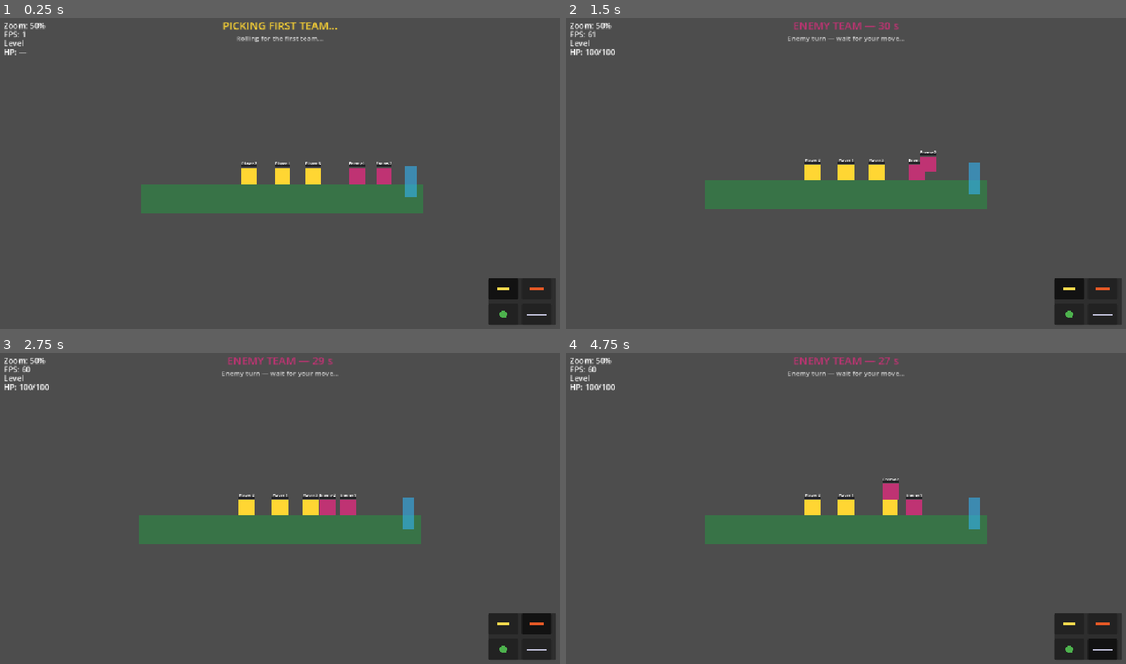
Above: before the commit, frames 1-4 (two rows, left to right).
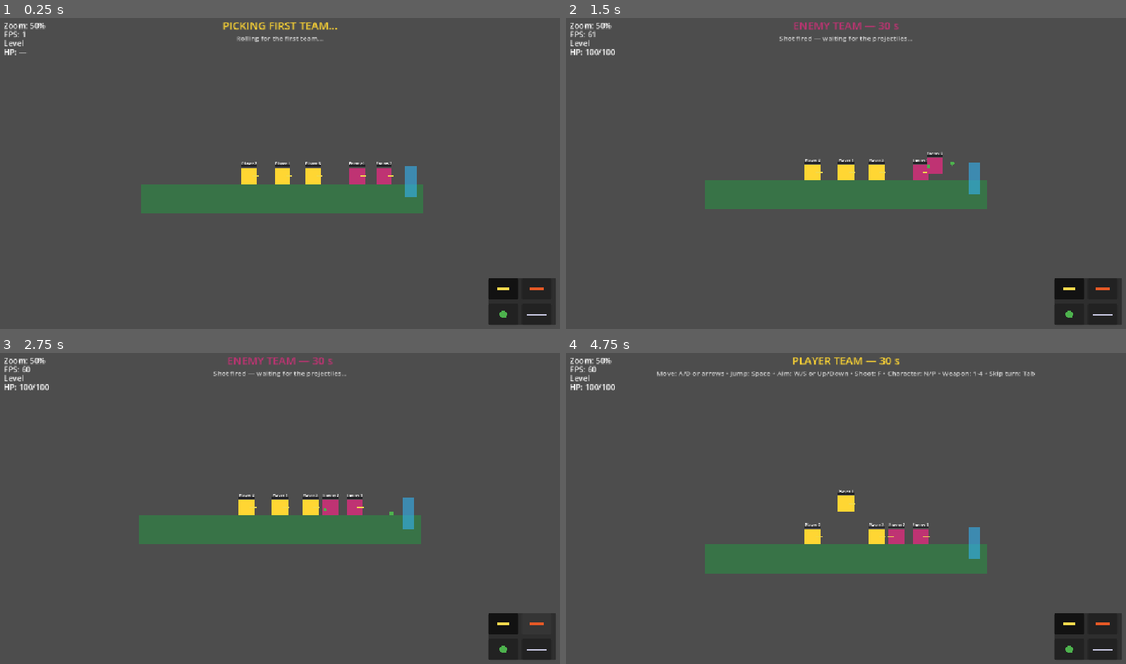
Above: after the commit, the same moments.

Repository: SDVGames-Studio/forms
Game: Godot game, scene res://Level.tscn
The game is run twice, just before and just after one commit, with the same random seed, the same clock (stepped at 60 frames per second) and the same inputs. This scene is started directly instead of the project's main scene.
Inputs (mouse positions are in pixels of both pictures, inside the frame that each line leads up to):
- Up to frame 1 (0.25 s): no input
- Up to frame 2 (1.5 s): tap Enter at 0.5 s; move the mouse to (818, 235) at 0.52 s; hold D (move_right) 0.53-1.25 s; tap F (shoot) at 0.6 s; click (818, 235) at 0.67 s; tap Space (jump) at 0.77 s; click (1070, 288) at 1.27 s
- Up to frame 3 (2.75 s): click (537, 623) at 2.02 s
- Up to frame 4 (4.75 s): click (1070, 648) at 2.77 s; click (1103, 648) at 3.52 s; tap Space (jump) at 4.25 s; drag from (1014, 555) to (818, 570) at 4.27 s

The runs differ from the first frame. In frame 1, less than 0.1% of the frame differs, in the area x 45-71%, y 50-52%; in frame 2, 0.5%; in frame 3, 0.8%; in frame 4, 11%, in the area x 16-84%, y 1-71%.
Error before the commit: Parse Error: Identifier "parent" not declared in the current scope. (res://Weapon.gd:221)

Commit message:
fix(characters): a moving figure can no longer displace another (#144)
- remove the step-up/climb-on-top mechanic from Player and Npc: walking
  into another figure now simply blocks the mover, so one character can
  never move or replace another during its move
- Weapon.gd: fix out-of-scope 'parent' in _fire (broke dev compile,
  introduced in #145)
- add regression test tests/test_issue144.tscn

Diff:
--- a/Npc.gd
+++ b/Npc.gd
@@ -106,8 +106,9 @@
 
 func _ready() -> void:
 	# Issue #39 rework: characters collide with each other (world + both
-	# character layers) but never push — walking into another figure steps
-	# up ON TOP of it instead (see _climb_on_characters).
+	# character layers) but never push — a walking figure is simply BLOCKED
+	# by another figure (issue #144: one character must not move or
+	# displace another during its move).
 	collision_layer = 2
 	collision_mask = 1 | 2 | 8
 	if gravity_dir < 0.0:
@@ -201,17 +202,10 @@
 	tween.tween_callback(queue_free)
 
 
-var _climb_tween: Tween
-
-
 func _physics_process(delta: float) -> void:
 	if _dead:
 		return
 	_cooldown_left = maxf(0.0, _cooldown_left - delta)
-	# Issue #39 rework: while a climb animation plays, hold position.
-	if _climb_tween != null and _climb_tween.is_valid():
-		velocity = Vector2.ZERO
-		return
 	var dir := 1.0
 	if center_line_y > 0.0:
 		dir = 1.0 if global_position.y < center_line_y else -1.0
@@ -276,7 +270,6 @@
 		_cooldown_left = FIRE_PAUSE[difficulty]
 
 	move_and_slide()
-	_climb_on_characters(dir)
 
 
 ## Issue #120: true when this NPC is badly hurt and the target is close
@@ -286,30 +279,6 @@
 		return false
 	return distance < KEEP_DISTANCE + 60.0
 
-
-## Issue #39 rework: when moving into another character, climb on top of it
-## instead of being blocked — figures can walk over each other's heads.
-func _climb_on_characters(dir: float) -> void:
-	for i in get_slide_collision_count():
-		var col := get_slide_collision(i)
-		var other := col.get_collider() as CharacterBody2D
-		if other == null or other == self:
-			continue
-		if not (other.is_in_group("player_team") or other.is_in_group("enemy_team")):
-			continue
-		# Only a frontal hit (normal pointing back at us) while grounded.
-		if absf(col.get_normal().x) < 0.7 or not is_on_floor():
-			continue
-		if absf(velocity.x) > 1.0 and signf(col.get_normal().x) != -signf(velocity.x):
-			continue
-		# Both figures are 64 px circles — stack the centers 64 px apart,
-		# offset along the current gravity direction.
-		# Smooth climb: animate up over a fraction of a second instead of
-		# snapping instantly.
-		velocity = Vector2.ZERO
-		_climb_tween = create_tween().set_trans(Tween.TRANS_SINE).set_ease(Tween.EASE_OUT)
-		_climb_tween.tween_property(self, "global_position", other.global_position - Vector2(0.0, 64.0) * dir, 0.2)
-		return
 
 
 ## Issue #66 rework: pick an opposing figure — the lowest-health one within
--- a/Player.gd
+++ b/Player.gd
@@ -69,7 +69,8 @@
 	if not controlled:
 		call_deferred("_claim_control_if_none")
 	# Issue #39 rework: characters collide with each other but never push —
-	# walking into another figure steps up on top of it (see _physics_process).
+	# a walking figure is simply BLOCKED by another figure (issue #144:
+	# one character must not move or displace another during its move).
 	collision_layer = 8
 	collision_mask = 1 | 2 | 8
 	_apply_team_color()
@@ -175,14 +176,7 @@
 	_bar_fill.color = Color(0.75 - 0.5 * ratio, 0.25 + 0.5 * ratio, 0.3, 1)
 
 
-var _climb_tween: Tween
-
-
 func _physics_process(delta: float) -> void:
-	# Issue #39 rework: while a climb animation plays, hold position.
-	if _climb_tween != null and _climb_tween.is_valid():
-		velocity = Vector2.ZERO
-		return
 	# Issue #48 rework: pick the gravity side from the position relative to
 	# the central line and orient the floor accordingly (upside-down below).
 	var dir := 1.0
@@ -215,30 +209,3 @@
 		velocity.x = 0.0
 
 	move_and_slide()
-	_climb_on_characters(dir)
-
-
-## Issue #39 rework: when walking into another character, climb on top of it
-## instead of being blocked — figures can step onto each other's heads.
-func _climb_on_characters(dir: float) -> void:
-	for i in get_slide_collision_count():
-		var col := get_slide_collision(i)
-		var other := col.get_collider() as CharacterBody2D
-		if other == null or other == self:
-			continue
-		if not (other.is_in_group("player_team") or other.is_in_group("enemy_team")):
-			continue
-		# Only a frontal hit (normal pointing back at us) while grounded
-		# and actually moving toward the other figure.
-		if absf(col.get_normal().x) < 0.7 or not is_on_floor():
-			continue
-		if absf(velocity.x) > 1.0 and signf(col.get_normal().x) != -signf(velocity.x):
-			continue
-		# Both figures are 64 px circles — stack the centers 64 px apart,
-		# offset along the current gravity direction (supports level 3).
-		# Smooth climb: animate up over a fraction of a second instead of
-		# snapping instantly.
-		velocity = Vector2.ZERO
-		_climb_tween = create_tween().set_trans(Tween.TRANS_SINE).set_ease(Tween.EASE_OUT)
-		_climb_tween.tween_property(self, "global_position", other.global_position - Vector2(0.0, 64.0) * dir, 0.2)
-		return
--- a/Weapon.gd
+++ b/Weapon.gd
@@ -218,7 +218,8 @@
 	for used in _shots_used:
 		shots_before += used
 	if shots_before == 0:
-		WeaponInventory.lock_for(parent)
+		# Fix (#144 run): `parent` was out of scope here — use get_parent().
+		WeaponInventory.lock_for(get_parent())
 	_cooldown_left = COOLDOWN
 	_shots_used[clampi(selected_weapon, 0, _shots_used.size() - 1)] += 1
 	# Issue #101: 3-second pause before the next shot of the same turn.
--- /dev/null
+++ b/tests/test_issue144.gd
@@ -0,0 +1,71 @@
+extends Node
+## Regression check for issue #144: one character must not be able to move
+## another during its move. Walking into another figure BLOCKS the mover —
+## the old step-up/climb-on-top behavior (issue #39 rework) let a figure
+## pass through another and displace it.
+##
+## Run headless: godot --headless res://tests/test_issue144.tscn
+## Exit code 0 = pass.
+
+func _ready() -> void:
+	var ok := true
+
+	# --- Static check: the climb-on-characters mechanic is gone. ---
+	var player_script: Script = load("res://Player.gd")
+	var npc_script: Script = load("res://Npc.gd")
+	var no_climb: bool = player_script.get_script_method_list().filter(
+			func(m): return m.name == "_climb_on_characters").is_empty() \
+		and npc_script.get_script_method_list().filter(
+			func(m): return m.name == "_climb_on_characters").is_empty()
+	ok = ok and no_climb
+	print("ISSUE144 no_climb_code=", no_climb)
+
+	# --- Physics check: a moving figure cannot displace another one. ---
+	var floor_body := StaticBody2D.new()
+	var floor_shape := CollisionShape2D.new()
+	var floor_rect := RectangleShape2D.new()
+	floor_rect.size = Vector2(2000.0, 40.0)
+	floor_shape.shape = floor_rect
+	floor_body.add_child(floor_shape)
+	floor_body.position = Vector2(500.0, 500.0)
+	add_child(floor_body)
+
+	var mover := CharacterBody2D.new()
+	var mover_shape := CollisionShape2D.new()
+	var circle_a := CircleShape2D.new()
+	circle_a.radius = 32.0
+	mover_shape.shape = circle_a
+	mover.add_child(mover_shape)
+	# Same layer setup as the character scripts (player character).
+	mover.collision_layer = 8
+	mover.collision_mask = 1 | 2 | 8
+	mover.position = Vector2(300.0, 468.0)
+	add_child(mover)
+
+	var stander := CharacterBody2D.new()
+	var stander_shape := CollisionShape2D.new()
+	var circle_b := CircleShape2D.new()
+	circle_b.radius = 32.0
+	stander_shape.shape = circle_b
+	stander.add_child(stander_shape)
+	stander.collision_layer = 8
+	stander.collision_mask = 1 | 2 | 8
+	stander.position = Vector2(500.0, 468.0)
+	add_child(stander)
+
+	var stander_start: Vector2 = stander.global_position
+	# Walk the mover straight into the standing figure for ~2 seconds.
+	for i in 120:
+		mover.velocity = Vector2(300.0, 0.0)
+		mover.move_and_slide()
+		await get_tree().physics_frame
+	var stander_moved: bool = stander.global_position != stander_start
+	var mover_through: bool = mover.global_position.x > stander_start.x
+	ok = ok and not stander_moved and not mover_through
+	print("ISSUE144 stander_moved=", stander_moved,
+		" mover_through=", mover_through,
+		" mover_x=", mover.global_position.x,
+		" stander_x=", stander.global_position.x)
+
+	print("ISSUE144 ok=", ok)
+	get_tree().quit(0 if ok else 1)
--- /dev/null
+++ b/tests/test_issue144.tscn
@@ -0,0 +1,6 @@
+[gd_scene load_steps=2 format=3]
+
+[ext_resource type="Script" path="res://tests/test_issue144.gd" id="1_i144"]
+
+[node name="Issue144Test" type="Node"]
+script = ExtResource("1_i144")
